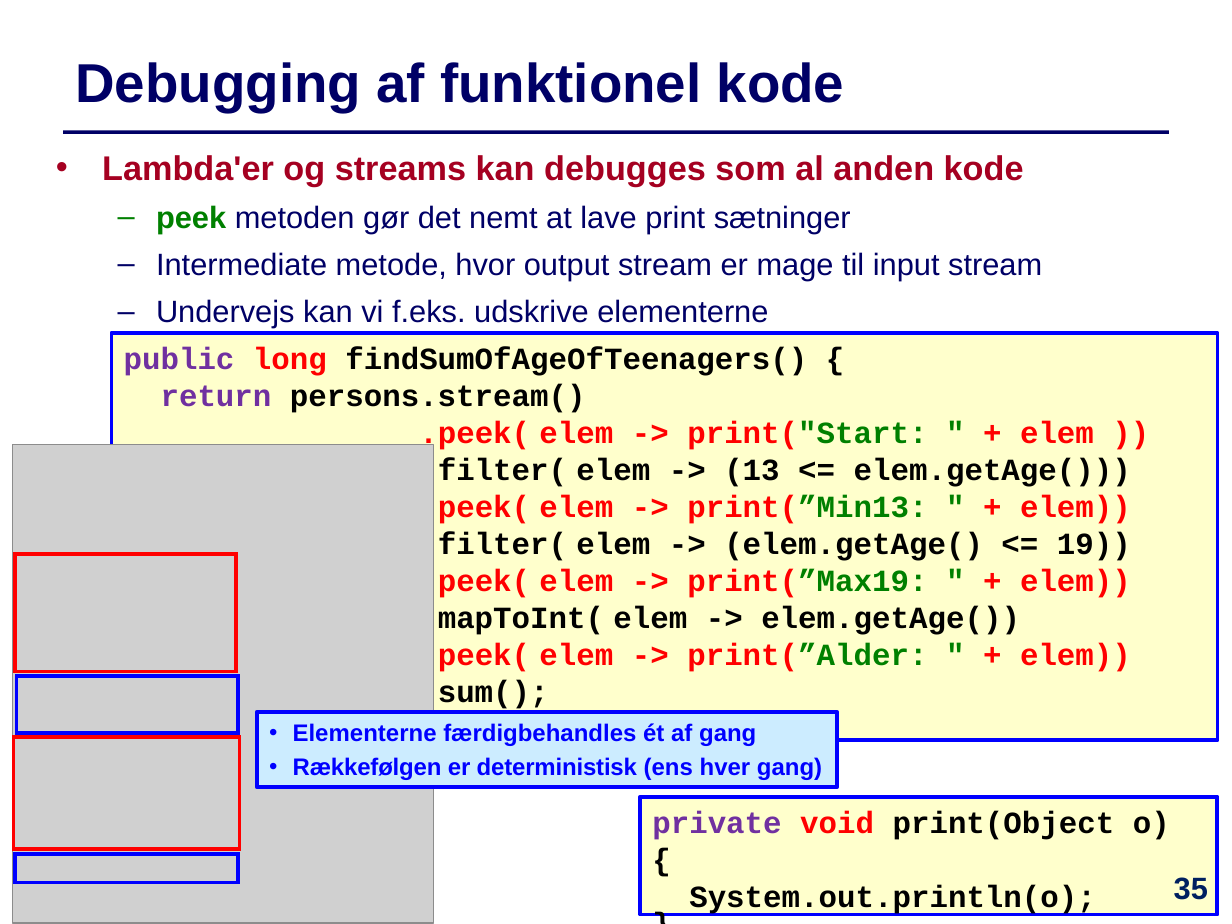
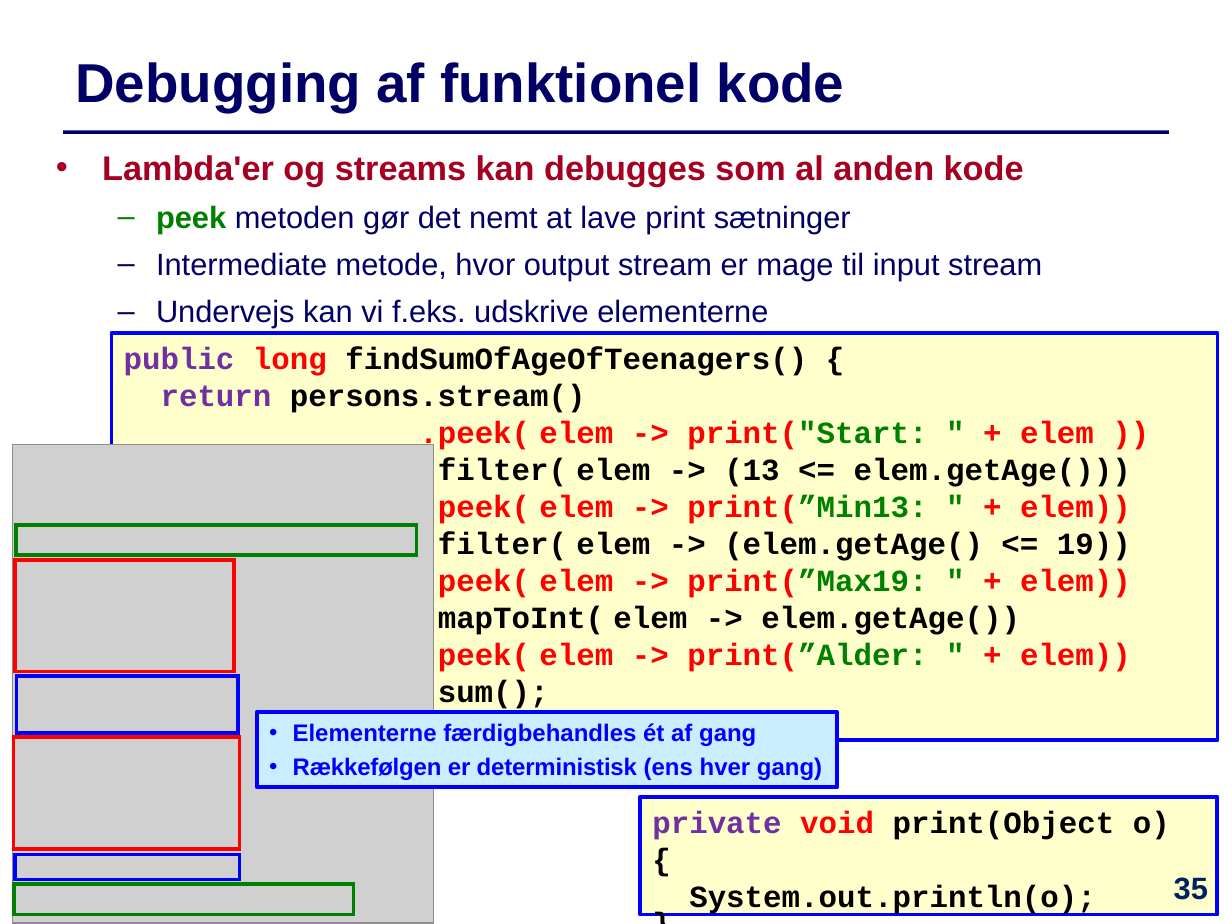
Before and after one commit to IntProgAU/Materiale, a slide deck: slide 35 of web/e23/uge_10/Slides-Uge10.pptx. Drawn at 1232x924 pixels with LibreOffice and Linux fonts; fonts in the diff are those of the drawing; grey boxes stand for pictures. Boxes give left, top, right and bottom in pixels: in the first picture for what was removed or moved away, otherwise in the second. Text is boxed around its words. In the diff, an @@ line names an element or a change of style, - is before the commit and + after.

```diff
--- a/web/e23/uge_10/Slides-Uge10.pptx
+++ b/web/e23/uge_10/Slides-Uge10.pptx
@@ rectangle added at box(16, 525, 416, 554), outline #008000 2 pt @@
@@ rectangle: place and size @@
-rectangle at box(15, 554, 235, 671)
+rectangle at box(15, 561, 234, 671)
@@ rectangle added at box(14, 883, 352, 914), outline #008000 2 pt @@
```
Also in this commit, not shown: 1 other file.
